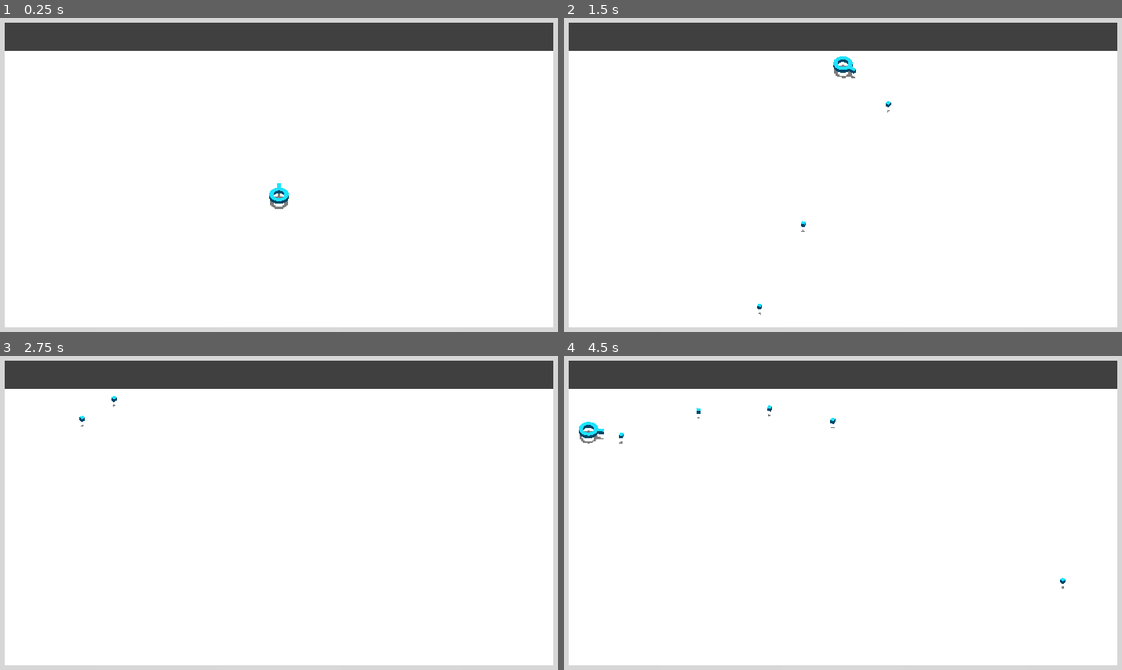
Above: before the commit, frames 1-4 (two rows, left to right).
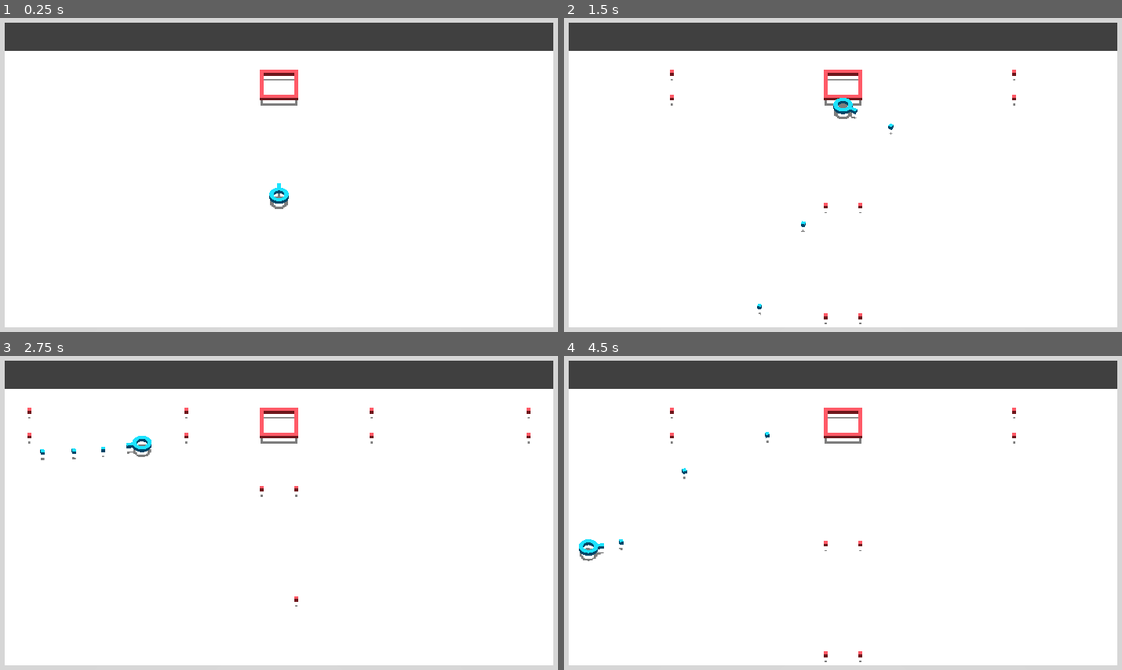
Above: after the commit, the same moments.

Repository: Kwarf/ld54
Game: Godot game, scene res://levels/level_1.tscn
Same seed, same stepped clock (60 frames per second), same inputs: the game is played once before the commit and once after it.
Inputs (mouse positions are in pixels of both pictures, inside the frame that each line leads up to):
- Up to frame 1 (0.25 s): no input
- Up to frame 2 (1.5 s): tap Enter at 0.5 s; move the mouse to (809, 244) at 0.52 s; press the mouse at (809, 244) at 0.53 s; hold Up (ui_up) from 0.53 s (still down); move the mouse to (1032, 228) at 1.27 s; release the mouse at (1032, 228) at 1.28 s; click (1032, 228) at 1.35 s
- Up to frame 3 (2.75 s): move the mouse to (89, 459) at 2.02 s; release Up (ui_up) at 2.03 s; press the mouse at (89, 459) at 2.03 s; hold Left (ui_left) from 2.03 s (still down)
- Up to frame 4 (4.5 s): move the mouse to (876, 513) at 2.77 s; release the mouse at (876, 513) at 2.78 s; click (876, 513) at 2.85 s; move the mouse to (748, 425) at 3.52 s; release Left (ui_left) at 3.53 s; press the mouse at (748, 425) at 3.53 s; hold Down (ui_down) 3.53-4.28 s; move the mouse to (982, 494) at 4.27 s; release the mouse at (982, 494) at 4.28 s; hold Right (ui_right) from 4.28 s (still down); click (982, 494) at 4.35 s

The runs differ from the first frame. In frame 1, 0.4% of the frame differs, in the area x 46-54%, y 16-28%; in frame 2, 0.9%; in frame 3, 0.9%; in frame 4, 1.1%, in the area x 2-90%, y 15-98%.

Commit message:
Kill and be killed

Diff:
--- /dev/null
+++ b/enemies/cube/cube.tscn
@@ -0,0 +1,59 @@
+[gd_scene load_steps=8 format=3 uid="uid://cmaggl3q1u7is"]
+
+[ext_resource type="PackedScene" uid="uid://cv55p40bemjb0" path="res://enemies/cube/cube.glb" id="1_o6g0e"]
+[ext_resource type="Script" path="res://enemies/enemy.gd" id="2_s2hwu"]
+[ext_resource type="Shader" path="res://endesga-32.gdshader" id="3_0koev"]
+[ext_resource type="Texture2D" uid="uid://c8i0at6in0hl" path="res://assets/endesga-32-32x.png" id="4_15mpx"]
+[ext_resource type="PackedScene" uid="uid://bb7i7hdt3bksq" path="res://projectile_spawner/projectile_spawner.tscn" id="5_rhg6i"]
+
+[sub_resource type="ShaderMaterial" id="ShaderMaterial_hai0e"]
+render_priority = 0
+shader = ExtResource("3_0koev")
+shader_parameter/color_index = 8
+shader_parameter/albedo = ExtResource("4_15mpx")
+
+[sub_resource type="BoxShape3D" id="BoxShape3D_wwvow"]
+
+[node name="Cube2" instance=ExtResource("1_o6g0e")]
+script = ExtResource("2_s2hwu")
+
+[node name="Cube" parent="." index="0"]
+surface_material_override/0 = SubResource("ShaderMaterial_hai0e")
+
+[node name="CollisionShape3D" type="CollisionShape3D" parent="." index="1"]
+transform = Transform3D(1, 0, 0, 0, 1, 0, 0, 0, 1, 2.08165e-12, 0.5, 2.08165e-12)
+shape = SubResource("BoxShape3D_wwvow")
+
+[node name="Projectile Spawners" type="Node3D" parent="." index="2"]
+
+[node name="1" parent="Projectile Spawners" index="0" instance=ExtResource("5_rhg6i")]
+transform = Transform3D(-1, 3.48787e-16, -8.74228e-08, 3.48787e-16, 1, -3.48787e-16, 8.74228e-08, -3.48787e-16, -1, -0.45, 2.08165e-12, 0.5)
+color_index = 8
+
+[node name="2" parent="Projectile Spawners" index="1" instance=ExtResource("5_rhg6i")]
+transform = Transform3D(-1, 3.48787e-16, -8.74228e-08, 3.48787e-16, 1, -3.48787e-16, 8.74228e-08, -3.48787e-16, -1, 0.45, 2.08165e-12, 0.5)
+color_index = 8
+
+[node name="3" parent="Projectile Spawners" index="2" instance=ExtResource("5_rhg6i")]
+transform = Transform3D(1, -3.48787e-16, 1.74846e-07, 3.48787e-16, 1, -3.48787e-16, -1.74846e-07, 3.48787e-16, 1, 0.45, 2.08165e-12, -0.5)
+color_index = 8
+
+[node name="4" parent="Projectile Spawners" index="3" instance=ExtResource("5_rhg6i")]
+transform = Transform3D(1, -3.48787e-16, 1.74846e-07, 3.48787e-16, 1, -3.48787e-16, -1.74846e-07, 3.48787e-16, 1, -0.45, 2.08165e-12, -0.5)
+color_index = 8
+
+[node name="5" parent="Projectile Spawners" index="4" instance=ExtResource("5_rhg6i")]
+transform = Transform3D(1.31134e-07, -3.48787e-16, -1, 3.48787e-16, 1, -3.48787e-16, 1, -3.48787e-16, 1.31134e-07, 0.5, 2.08165e-12, 0.45)
+color_index = 8
+
+[node name="6" parent="Projectile Spawners" index="5" instance=ExtResource("5_rhg6i")]
+transform = Transform3D(1.31134e-07, -3.48787e-16, -1, 3.48787e-16, 1, -3.48787e-16, 1, -3.48787e-16, 1.31134e-07, 0.5, 2.08165e-12, -0.45)
+color_index = 8
+
+[node name="7" parent="Projectile Spawners" index="6" instance=ExtResource("5_rhg6i")]
+transform = Transform3D(-2.18557e-07, 3.48787e-16, 1, 3.48787e-16, 1, -3.48787e-16, -1, 3.48787e-16, -2.18557e-07, -0.5, 2.08165e-12, -0.45)
+color_index = 8
+
+[node name="8" parent="Projectile Spawners" index="7" instance=ExtResource("5_rhg6i")]
+transform = Transform3D(-2.18557e-07, 3.48787e-16, 1, 3.48787e-16, 1, -3.48787e-16, -1, 3.48787e-16, -2.18557e-07, -0.5, 2.08165e-12, 0.45)
+color_index = 8
--- /dev/null
+++ b/enemies/enemy.gd
@@ -0,0 +1,34 @@
+extends AnimatableBody3D
+
+@export var bullet_interval = 0.5
+
+var health = 3
+
+
+func _enter_tree() -> void:
+	# Add new timer as a child node
+	var timer = Timer.new()
+	timer.wait_time = bullet_interval
+	timer.autostart = true
+	timer.timeout.connect(shoot)
+	add_child(timer)
+
+
+func _ready() -> void:
+	add_to_group("enemies")
+
+
+func shoot() -> void:
+	# Trigger all ProjectileSpawner nodes of this enemy
+	for node in find_children("*", "ProjectileSpawner"):
+		if node is ProjectileSpawner:
+			node.spawn()
+
+
+func take_damage() -> void:
+	# Decrease health
+	health -= 1
+
+	# If health is 0 or less, destroy this enemy
+	if health <= 0:
+		queue_free()
--- a/levels/level_1.tscn
+++ b/levels/level_1.tscn
@@ -1,7 +1,8 @@
-[gd_scene load_steps=8 format=3 uid="uid://1b7wygro7hm6"]
+[gd_scene load_steps=9 format=3 uid="uid://1b7wygro7hm6"]
 
 [ext_resource type="PackedScene" uid="uid://dx0gdjo2whej4" path="res://player/player.tscn" id="1_dpmlw"]
 [ext_resource type="Environment" uid="uid://72wy6b7c3sxo" path="res://environment.tres" id="1_nxtxi"]
+[ext_resource type="PackedScene" uid="uid://cmaggl3q1u7is" path="res://enemies/cube/cube.tscn" id="3_s7emt"]
 
 [sub_resource type="PlaneMesh" id="PlaneMesh_20d83"]
 size = Vector2(16, 13)
@@ -28,33 +29,45 @@
 size = 9.0
 far = 30.0
 
-[node name="Floor" type="MeshInstance3D" parent="."]
-mesh = SubResource("PlaneMesh_20d83")
-surface_material_override/0 = SubResource("StandardMaterial3D_n0xy1")
-
-[node name="StaticBody3D" type="StaticBody3D" parent="Floor"]
-
-[node name="CollisionShape3D" type="CollisionShape3D" parent="Floor/StaticBody3D"]
-shape = SubResource("WorldBoundaryShape3D_o3ev4")
-
-[node name="Wall_N" type="MeshInstance3D" parent="."]
-transform = Transform3D(1, 0, 0, 0, 1, 0, 0, 0, 1, 2.08165e-12, 0.5, -6)
-mesh = SubResource("BoxMesh_k7ac8")
-
-[node name="Wall_S" type="MeshInstance3D" parent="."]
-transform = Transform3D(1, 0, 0, 0, 1, 0, 0, 0, 1, 2.08165e-12, 0.5, 6)
-mesh = SubResource("BoxMesh_k7ac8")
-
-[node name="Wall_E" type="MeshInstance3D" parent="."]
-transform = Transform3D(1, 0, 0, 0, 1, 0, 0, 0, 1, -7.5, 0.5, 2.08165e-12)
-mesh = SubResource("BoxMesh_kbjws")
-
-[node name="Wall_W" type="MeshInstance3D" parent="."]
-transform = Transform3D(1, 0, 0, 0, 1, 0, 0, 0, 1, 7.5, 0.5, 2.08165e-12)
-mesh = SubResource("BoxMesh_kbjws")
-
 [node name="DirectionalLight3D" type="DirectionalLight3D" parent="."]
 transform = Transform3D(1, 4.85905e-10, 1.93033e-08, -1.93033e-08, 1.93034e-08, 1, 4.85905e-10, -1, 1.93034e-08, 0, 0, 0)
 shadow_enabled = true
 
+[node name="Walls" type="Node3D" parent="."]
+
+[node name="Floor" type="MeshInstance3D" parent="Walls"]
+mesh = SubResource("PlaneMesh_20d83")
+skeleton = NodePath("../..")
+surface_material_override/0 = SubResource("StandardMaterial3D_n0xy1")
+
+[node name="StaticBody3D" type="StaticBody3D" parent="Walls/Floor"]
+
+[node name="CollisionShape3D" type="CollisionShape3D" parent="Walls/Floor/StaticBody3D"]
+shape = SubResource("WorldBoundaryShape3D_o3ev4")
+
+[node name="Wall_N" type="MeshInstance3D" parent="Walls"]
+transform = Transform3D(1, 0, 0, 0, 1, 0, 0, 0, 1, 2.08165e-12, 0.5, -6)
+mesh = SubResource("BoxMesh_k7ac8")
+skeleton = NodePath("../..")
+
+[node name="Wall_S" type="MeshInstance3D" parent="Walls"]
+transform = Transform3D(1, 0, 0, 0, 1, 0, 0, 0, 1, 2.08165e-12, 0.5, 6)
+mesh = SubResource("BoxMesh_k7ac8")
+skeleton = NodePath("../..")
+
+[node name="Wall_E" type="MeshInstance3D" parent="Walls"]
+transform = Transform3D(1, 0, 0, 0, 1, 0, 0, 0, 1, -7.5, 0.5, 2.08165e-12)
+mesh = SubResource("BoxMesh_kbjws")
+skeleton = NodePath("../..")
+
+[node name="Wall_W" type="MeshInstance3D" parent="Walls"]
+transform = Transform3D(1, 0, 0, 0, 1, 0, 0, 0, 1, 7.5, 0.5, 2.08165e-12)
+mesh = SubResource("BoxMesh_kbjws")
+skeleton = NodePath("../..")
+
 [node name="Player" parent="." instance=ExtResource("1_dpmlw")]
+
+[node name="Enemies" type="Node3D" parent="."]
+
+[node name="cube" parent="Enemies" instance=ExtResource("3_s7emt")]
+transform = Transform3D(1, 0, 0, 0, 1, 0, 0, 0, 1, 0, 0, -4)
--- a/player/player.gd
+++ b/player/player.gd
@@ -7,6 +7,11 @@
 @onready var bullet_timer: AnimationPlayer = $"Player/Bullet Spawner/Timer"
 
 var gravity: float = ProjectSettings.get_setting("physics/3d/default_gravity")
+var health: int = 3
+
+
+func _ready() -> void:
+	add_to_group("player")
 
 
 func _input(event: InputEvent) -> void:
@@ -38,3 +43,9 @@
 		velocity.z = move_toward(velocity.z, 0, SPEED)
 
 	move_and_slide()
+
+
+func take_damage() -> void:
+	self.health -= 1
+	if health <= 0:
+		get_tree().quit()
--- a/player/player.tscn
+++ b/player/player.tscn
@@ -49,6 +49,7 @@
 [node name="Bullet Spawner" parent="Player" index="0" instance=ExtResource("4_4tmok")]
 transform = Transform3D(1, 0, 0, 0, 1, 0, 0, 0, 1, 0, 0, -0.5)
 color_index = 17
+group = "player_projectile"
 
 [node name="Timer" type="AnimationPlayer" parent="Player/Bullet Spawner" index="0"]
 root_node = NodePath("../../..")
--- a/projectile/projectile.gd
+++ b/projectile/projectile.gd
@@ -10,5 +10,18 @@
 		$Projectile.get_surface_override_material(0).set_shader_parameter("color_index", value)
 
 
+func _ready() -> void:
+	body_entered.connect(_on_body_entered)
+
+
 func _process(delta: float) -> void:
 	translate(Vector3(0, 0, -velocity) * delta)
+
+
+func _on_body_entered(body: Node) -> void:
+	var is_player_projectile = is_in_group("player_projectile")
+	if not is_player_projectile and body.is_in_group("enemies"):
+		return  # enemy projectiles should not damage each other, and pass through eachother
+	if body.has_method("take_damage"):
+		body.take_damage()
+	queue_free()
--- a/projectile/projectile.tscn
+++ b/projectile/projectile.tscn
@@ -35,13 +35,14 @@
 shadow_mesh = SubResource("ArrayMesh_il3tn")
 
 [sub_resource type="ShaderMaterial" id="ShaderMaterial_oyuo3"]
+resource_local_to_scene = true
 render_priority = 0
 shader = ExtResource("2_e8bok")
 shader_parameter/color_index = 0
 shader_parameter/albedo = ExtResource("3_yiw2u")
 
 [sub_resource type="SphereShape3D" id="SphereShape3D_gq5eh"]
-radius = 0.05
+radius = 0.2
 
 [node name="Projectile" type="Area3D"]
 script = ExtResource("2_3opoo")
--- a/projectile_spawner/projectile_spawner.gd
+++ b/projectile_spawner/projectile_spawner.gd
@@ -1,6 +1,8 @@
+class_name ProjectileSpawner
 extends Node3D
 
 @export_range(0, 31) var color_index: int
+@export var group: String
 
 var scene: Resource = preload("res://projectile/projectile.tscn")
 
@@ -8,6 +10,8 @@
 func spawn() -> void:
 	var projectile: Projectile = scene.instantiate()
 	get_tree().get_root().add_child(projectile)
+	if group != "":
+		projectile.add_to_group(group)
 	projectile.set_as_top_level(true)
 	projectile.global_position = global_position
 	projectile.global_rotation = global_rotation
Binary file added: enemies/cube/cube.glb
Not shown, added: enemies/cube/cube.glb.import
Not shown, changed: assets/level_base.blend
